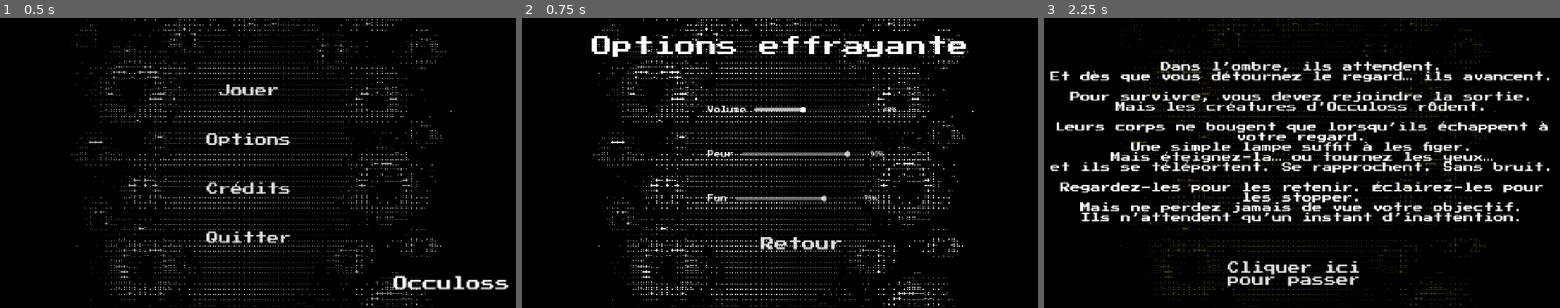
Above: before the commit, frames 1-3 (left to right).
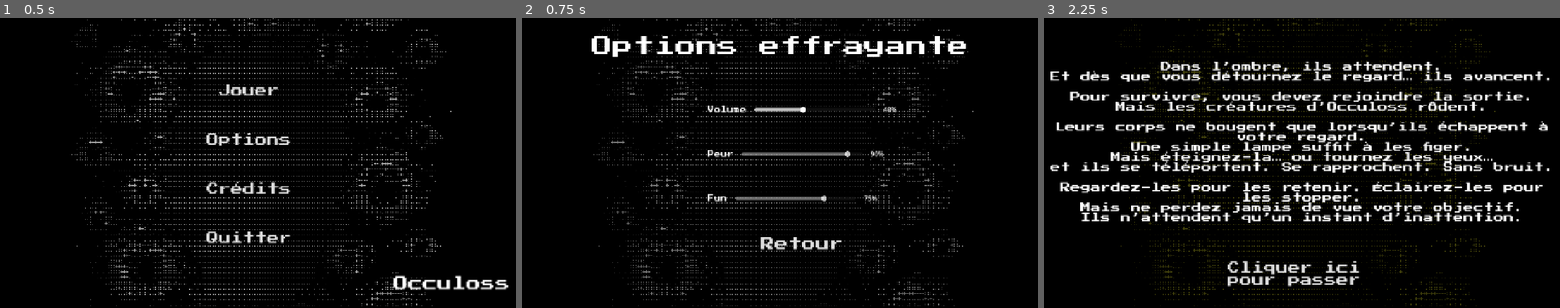
Above: after the commit, the same moments.

Repository: nyayat/Occuloss
Game: Godot game, scene res://Scenes/MainMenu.tscn
The game is run twice, just before and just after one commit, with the same random seed, the same clock (stepped at 60 frames per second) and the same inputs.
Inputs:
- Up to frame 1 (0.5 s): no input
- Up to frame 2 (0.75 s): click "Options" at 0.5 s
- Up to frame 3 (2.25 s): click "Retour" at 1.25 s; click "Jouer" at 2 s

Frame 1 is identical in both runs. In frame 2, 3.9% of the frame differs, in the area x 13-88%, y 0-100%; in frame 3, nothing differs.

Commit message:
visiblity

Diff:
--- a/Scenes/OptionsMenu.tscn
+++ b/Scenes/OptionsMenu.tscn
@@ -12,6 +12,7 @@
 script = ExtResource("1_1jju4")
 
 [node name="TextureRect" type="TextureRect" parent="."]
+modulate = Color(0.484143, 0.484143, 0.484143, 1)
 offset_right = 1282.0
 offset_bottom = 723.0
 texture = ExtResource("2_1jju4")
